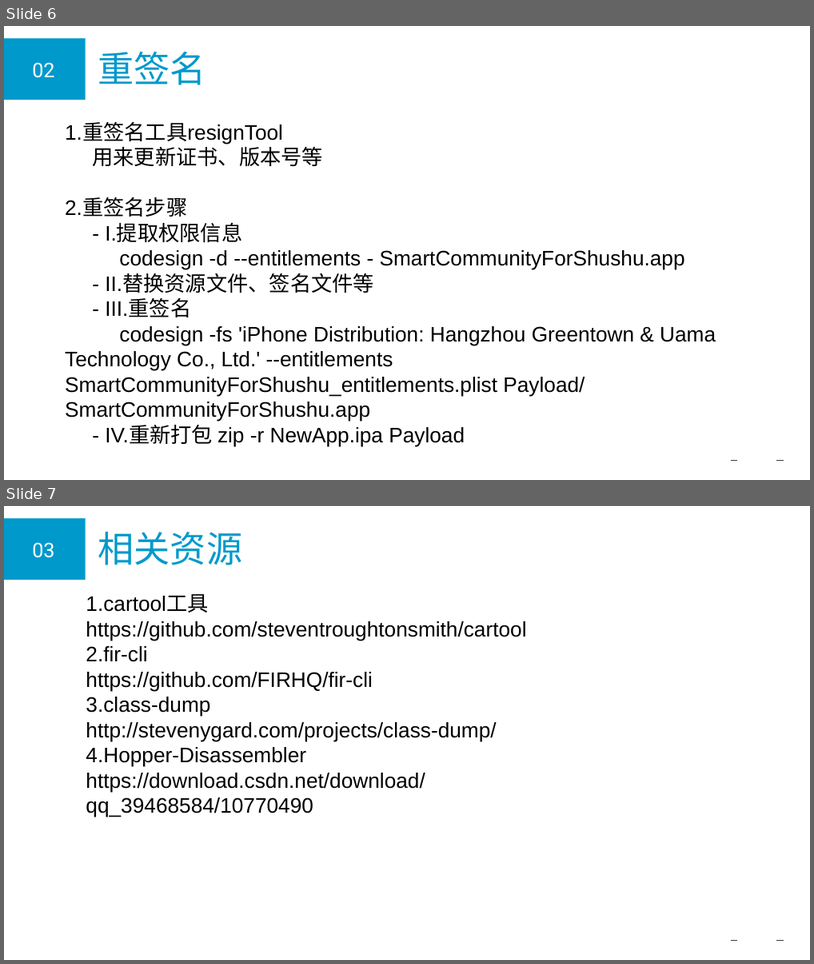
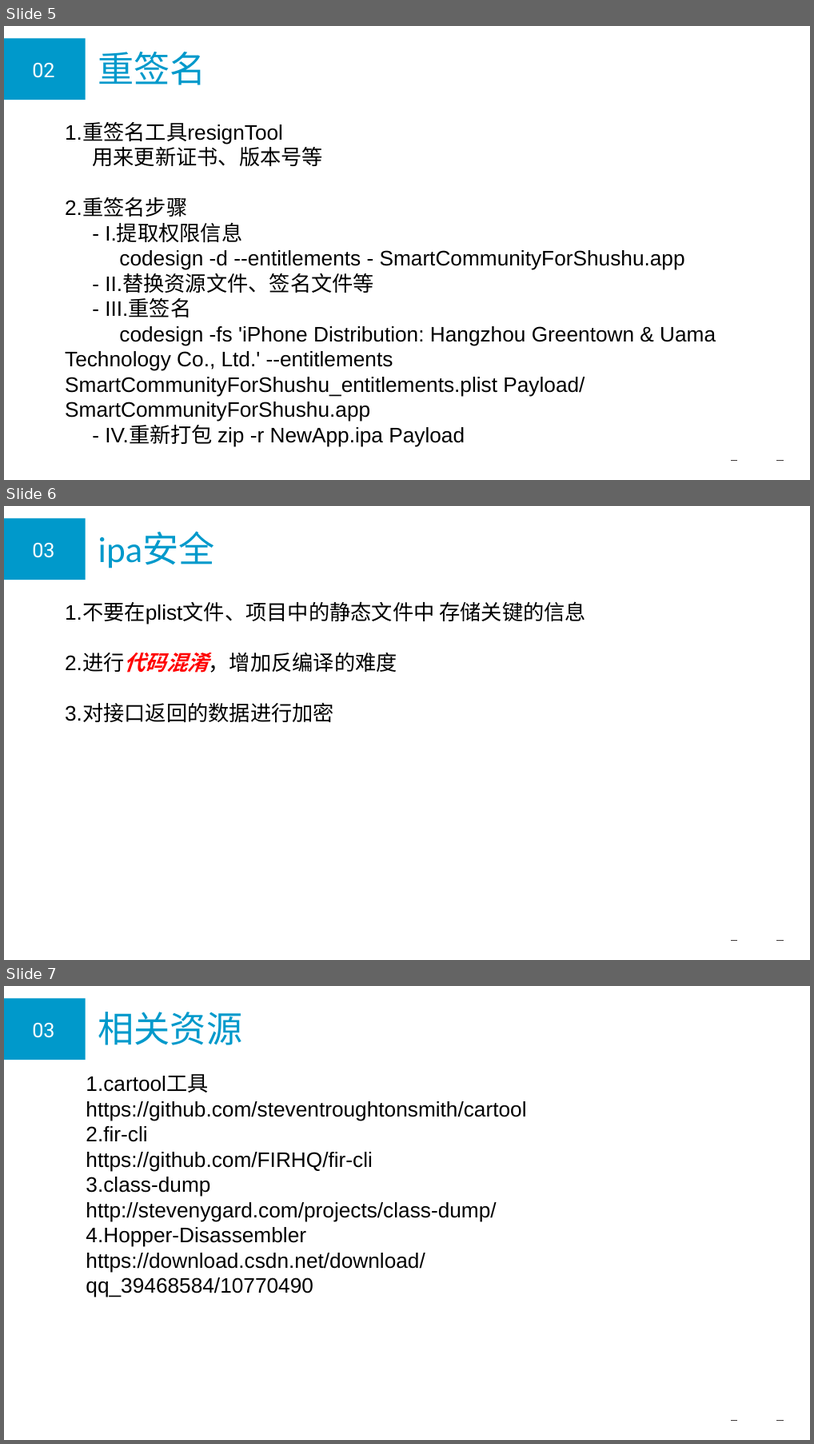
Before and after one commit to hengyizhangcn/filesBackup, a slide deck: IPA.pptx. Shown one above the other, each under a label of ours: slides 6 and 7 before the commit, slides 5, 6 and 7 after it. The pictures are 814x964 and 814x1444 pixels, drawn with LibreOffice and Linux fonts; fonts in the diff are those of the drawing; background and template pictures are left out. Boxes give left, top, right and bottom in pixels: in the first picture for what was removed or moved away, otherwise in the second. Text is boxed around its words. In the diff, an @@ line names an element or a change of style, - is before the commit and + after.

```diff
--- a/IPA.pptx
+++ b/IPA.pptx
@@ slide 6 added at (x1=4, y1=506, x2=810, y2=960), background #FFFFFF; not listed: 3 template elements that a slide beside it also shows @@
@@ text added at (x1=32, y1=543, x2=54, y2=558), 48 pt, text #FFFFFF @@
+03
@@ title added at (x1=98, y1=532, x2=215, y2=568), 86 pt, text #0099CB @@
+ipa安全
@@ text added at (x1=65, y1=601, x2=586, y2=723), 50 pt, text #000000 @@
+1.不要在plist文件、项目中的静态文件中 存储关键的信息
+2.进行代码混淆，增加反编译的难度
+3.对接口返回的数据进行加密
@@ what was slide 6 is now slide 5 @@
```
Also in this commit, not shown: 1 slide removed, 2 other files.
